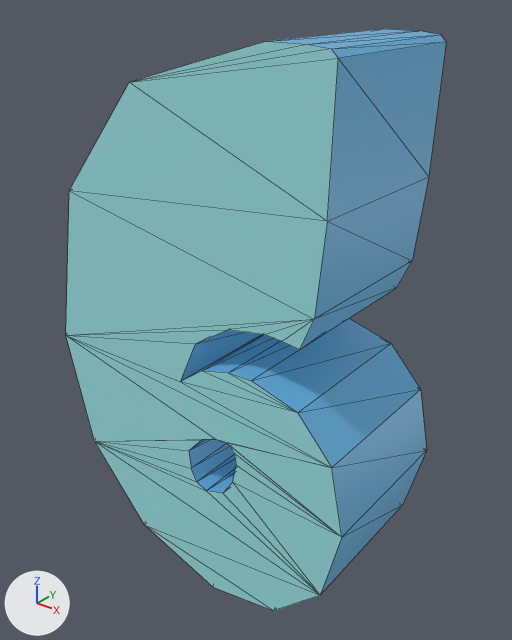
The glTF model scene/models/alphaNum/6.glb, before and after one commit.
One viewpoint serves both versions: a 50 mm camera at (0.468, -0.555, 0.64) aimed at (0.013, 0.014, 0.288). The axes (+X, +Y, +Z) are drawn at lower left. The lights are the same throughout. Mesh edges are drawn as thin lines. Objects named as collision shapes, trigger or cutter boxes, shadow casters or lower levels of detail are left out. Where no turn or scale is listed for an object, it has been applied to the vertices.

Objects in the first picture: '6'.
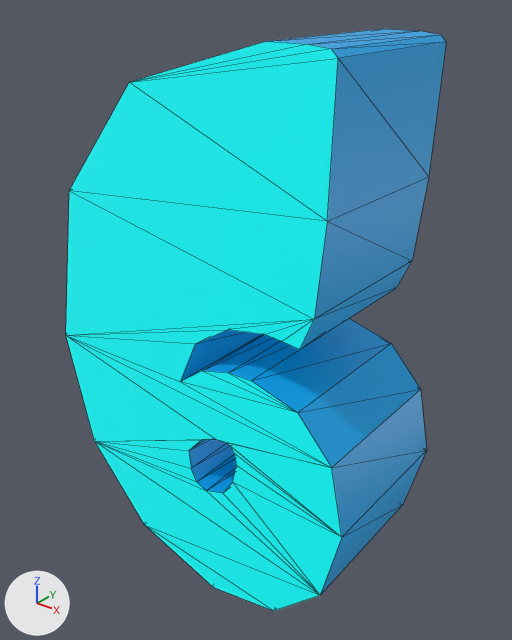
Pixel boxes (x1, y1, x2, y2) of what changed, in the pictures (512 x 640 px):
'6', recoloured
    both: (66, 29, 446, 611)

The change in detail:
Material 'Light' (mat_light) changes colour from cyan #89c6c9 to cyan #00ffff; in linear values from (0.251, 0.566, 0.581) to (0.0, 1.0, 1.0).
In material 'Light' (mat_light), emission_color goes from (0.05, 0.113, 0.115) (dark cyan #3f5e5f) to (0.0, 0.2, 0.2) (dark cyan #007c7c).
Material 'Dark' (mat_dark) changes colour from blue #599dc6 to cyan #0094d3; in linear values from (0.101, 0.338, 0.562) to (0.0, 0.296, 0.651).
In material 'Dark' (mat_dark), emission_color goes from (0.02, 0.0673, 0.113) (dark blue #27495e) to (0.0, 0.0592, 0.13) (dark blue #004565).
